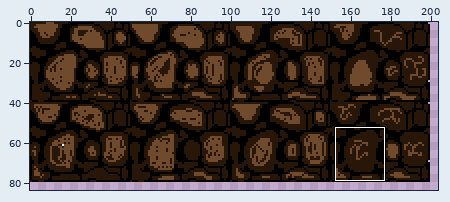
Two states of a sprite sheet, images/rocks.png. The picture above shows the old version from afar; the outline marks the close-up.
Close-up. Before the commit:
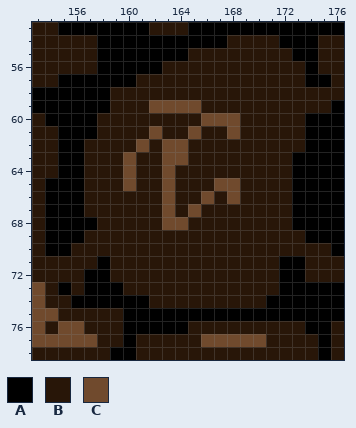
The file is 300x300 pixels. Shown: x 153..176, y 53..78. The wide view leaves out empty margins. The commit also changed other parts of the picture, which this record leaves out.
Palette (. is transparent): A #000000  B #281608  C #704a2d
Pixels before, first column x 153:
53 BBAAAAAAABBBAAAAAAAAAAAA
54 BBBBBAAAAAAAAAABBBBAAABB
55 BBBBBAAAAAAABBBBBBBBAABB
56 BBBBBAAAAABBBBBBBBBBBABB
57 BBAAAAAABBBBBBBBBBBBBAAB
58 AAAAAABBBBBBBBBBBBBBBBBB
59 AAAAAABBBCCCCBBBBBBBBBBA
60 BAAAABBBBBBBBCCCBBBBBAAA
61 BBAAABBBBCBBCBBCBBBBBAAA
62 BBAABBBBCBCCBBBBBBBBBAAA
63 BBAABBBCBBCCBBBBBBBBAAAA
64 BBAABBBCBBCBBBBBBBBBAAAA
65 BAAABBBCBBCBBBCCBBBBAAAA
66 BAAABBBBBBCBBCBCBBBBAAAA
67 BAAABBBBBBCBCBBBBBBBAAAA
68 BAAAABBBBBCCBBBBBBBBAAAA
69 BAAABBBBBBBBBBBBBBBBBAAA
70 BAABBBBBBBBBBBBBBBBBBBBA
71 BBBBBABBBBBBBBBBBBBAABBB
72 BBBBAABBBBBBBBBBBBBAABBB
73 CBABAAABBBBBBBBBBBBAAAAA
74 CBBAAAAAABBBBBBBBBAAAAAA
75 CCBBBBBAAAAAAAAAAAAAAAAA
76 CBCCBBBAAAAABBBBBBBBBAAB
77 CCCCCBBABBBBBCCCCCBBBBAB
78 BBBBBBAABBBBBBBBBBBBBBAB
The same view after the edit:
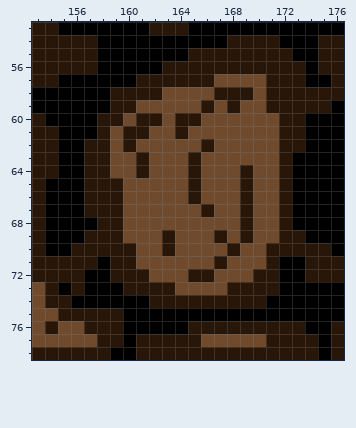
From old to new:
y 57: x 167..170 BBBB -> CCCC
y 58: x 163..166 BBBB -> CCCC; x 170 B -> C
y 59: x 161 B -> C; x 167 B -> C; x 169..170 BB -> CC
y 60: x 160 B -> C; x 163 B -> C; x 169..171 BBB -> CCC
y 61: x 159 B -> C; x 163 B -> C; x 166..167 BB -> CC; x 169..171 BBB -> CCC
y 62: x 159 B -> C; x 162 B -> C; x 165 B -> C; x 167..171 BBBBB -> CCCCC
y 63: x 159 B -> C; x 162 B -> C; x 166..171 BBBBBB -> CCCCCC
y 64: x 159 B -> C; x 162 B -> C; x 164 B -> C; x 166..168 BBB -> CCC; x 170..171 BB -> CC
y 65: x 161..162 BB -> CC; x 164 B -> C; x 166 B -> C; x 170..171 BB -> CC
y 66: x 160..162 BBB -> CCC; x 164 B -> C; x 167 B -> C; x 170..171 BB -> CC
y 67: x 160..162 BBB -> CCC; x 164 B -> C; x 167..168 BB -> CC; x 170..171 BB -> CC
y 68: x 160..162 BBB -> CCC; x 165..168 BBBB -> CCCC; x 170..171 BB -> CC
y 69: x 160..162 BBB -> CCC; x 164..166 BBB -> CCC; x 168 B -> C; x 170..171 BB -> CC
y 70: x 161..162 BB -> CC; x 164..167 BBBB -> CCCC; x 169..170 BB -> CC
y 71: x 161..166 BBBBBB -> CCCCCC; x 168..170 BBB -> CCC
y 72: x 162..164 BBB -> CCC; x 167..169 BBB -> CCC
y 73: x 164..167 BBBB -> CCCC
Changed places in both close-ups, as pixel boxes (x1, y1, x2, y2):
changed: (110, 74, 279, 295)
